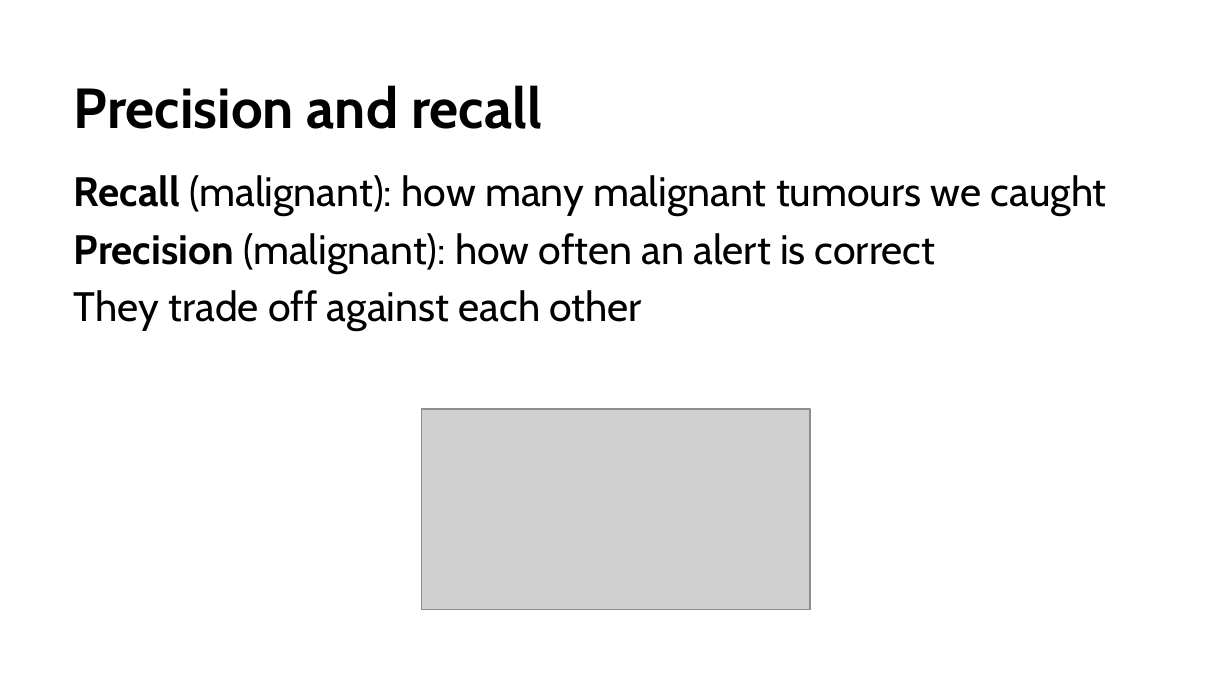
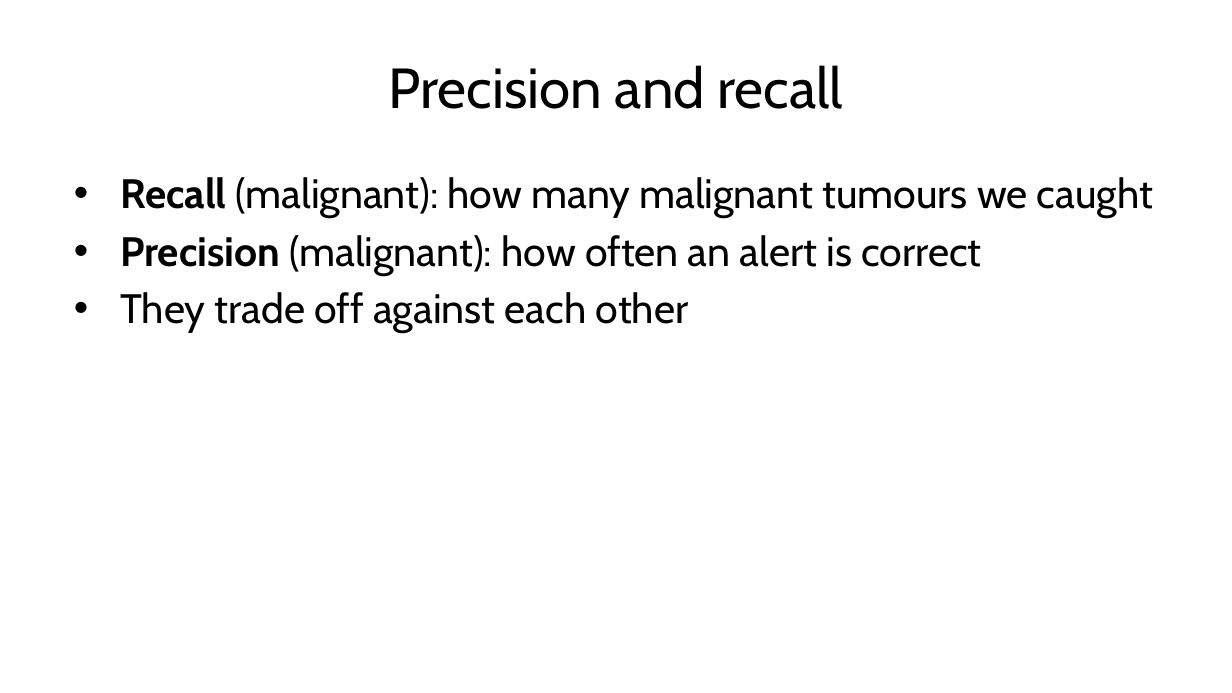
Before and after one commit to fabioantonini/technologies-for-artificial-intelligence, a slide deck: slide 47 of Lessons/01_introduction_and_workflow/Slides/introduction_and_workflow_slides.pptx (slide 43 before the commit). Drawn at 1232x693 pixels with LibreOffice and Linux fonts; fonts in the diff are those of the drawing; grey boxes stand for pictures; background and template pictures are left out. Boxes give left, top, right and bottom in pixels: in the first picture for what was removed or moved away, otherwise in the second. Text is boxed around its words. In the diff, an @@ line names an element or a change of style, - is before the commit and + after.

```diff
--- a/Lessons/01_introduction_and_workflow/Slides/introduction_and_workflow_slides.pptx
+++ b/Lessons/01_introduction_and_workflow/Slides/introduction_and_workflow_slides.pptx
@@ title "Precision and recall" at box(389, 65, 844, 109): bold off; alignment left to centre; vertical alignment bottom to middle @@
@@ text "Recall (malignant): how many malignant ..." at box(120, 177, 1153, 333): bullet none to • @@
@@ picture removed at box(421, 409, 809, 610) @@
```
Also in this commit, not shown: 6 other slides changed, 7 slides added, 9 other files.
